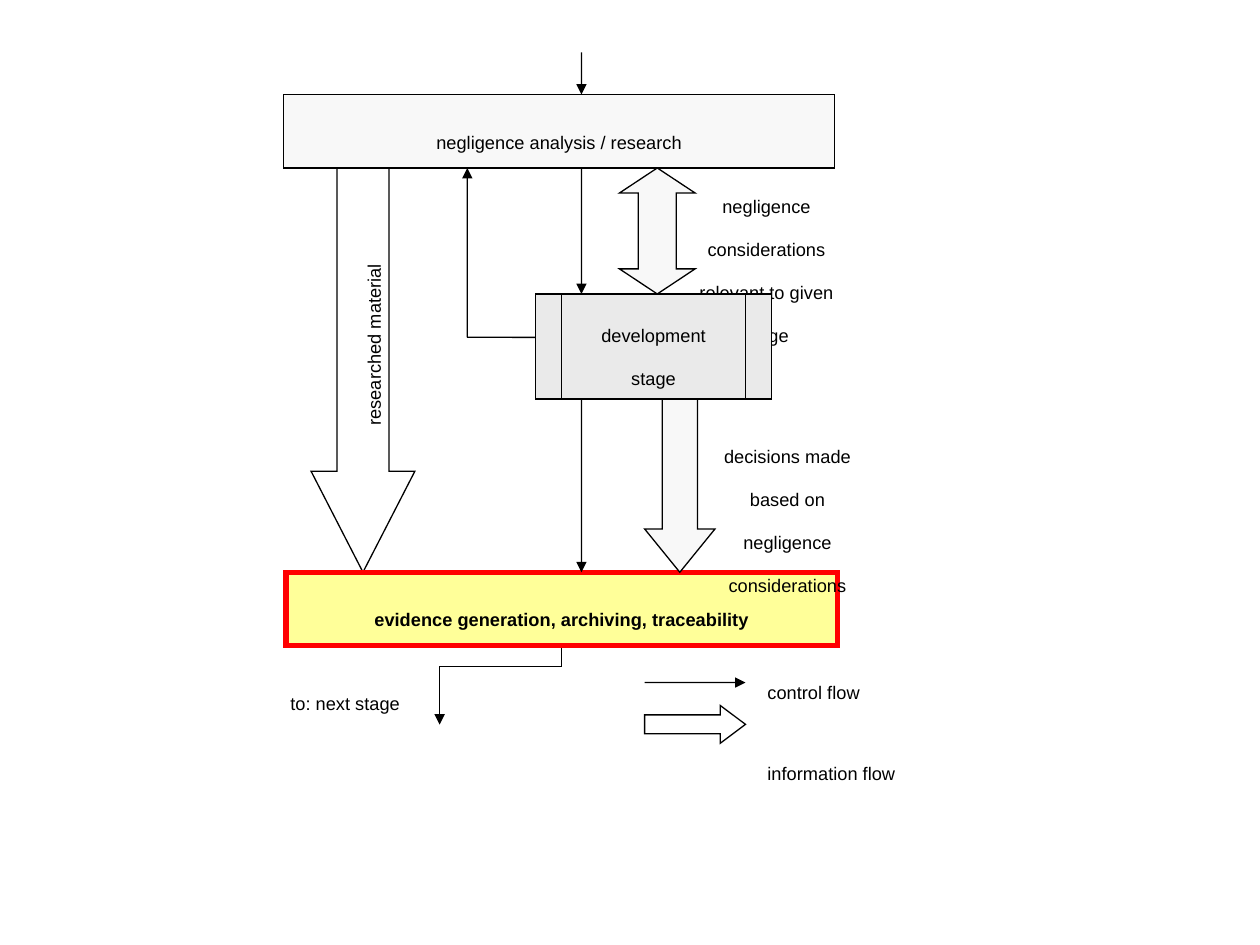
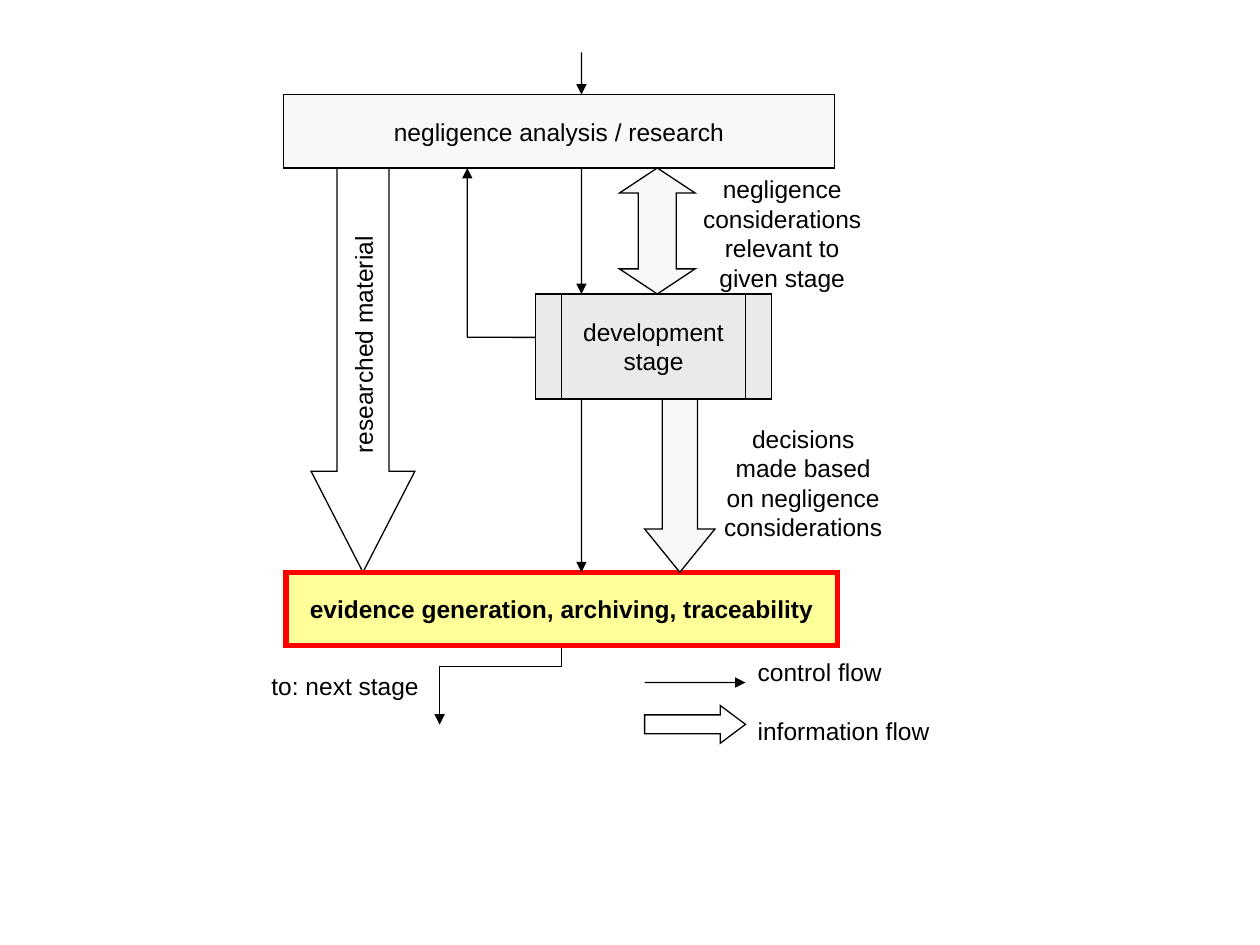
Before and after one commit to bestrada/bestrada, a slide deck: slide 2 of CSC508/prudence/images/figures.ppt. Drawn at 1260x945 pixels with LibreOffice and Linux fonts; fonts in the diff are those of the drawing. Boxes give left, top, right and bottom in pixels: in the first picture for what was removed or moved away, otherwise in the second. Text is boxed around its words. In the diff, an @@ line names an element or a change of style, - is before the commit and + after.

```diff
--- a/CSC508/prudence/images/figures.ppt
+++ b/CSC508/prudence/images/figures.ppt
@@ text "negligence considerations relevant to given ...": place and size @@
-text "negligence considerations relevant to given ..." at [699,199,834,346]
+text "negligence considerations relevant to given ..." at [703,180,861,292]
@@ text "decisions made based on negligence ...": place and size @@
-text "decisions made based on negligence ..." at [724,449,851,596]
+text "decisions made based on negligence ..." at [724,430,882,537]
@@ size 18 to 14 pt, now on the baseline in 8 elements at [312,167,415,571], [284,94,835,168], [286,572,837,645], [562,294,746,398], [271,679,419,700], [703,180,861,292], [724,430,882,537], [758,663,930,741] @@
@@ text "control flow": place and size @@
-text "control flow" at [767,685,895,780]
+text "control flow" at [758,663,930,741]
```
Also in this commit, not shown: 2 slides added, 7 other files.
